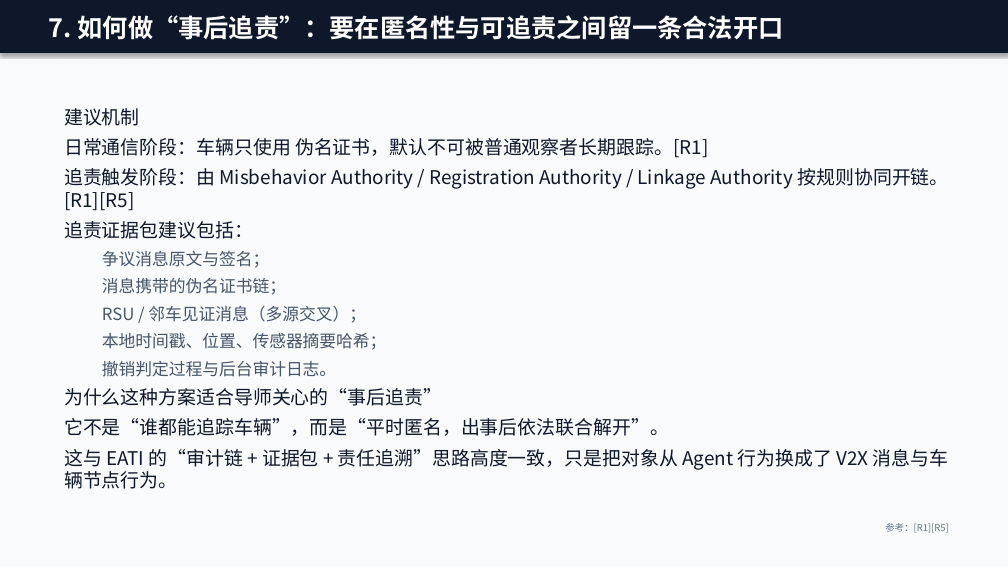
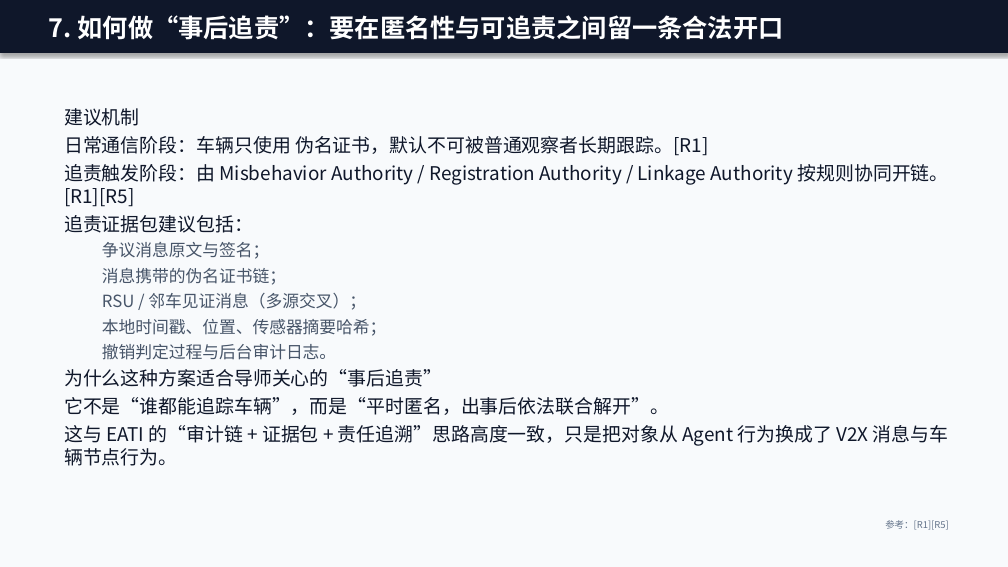
Before and after one commit to zhang10225/EATI, a slide deck: slide 8 of docs/VANET-弱硬件实时撤销与事后追责调研.pptx. Drawn at 1008x567 pixels with LibreOffice and Linux fonts; fonts in the diff are those of the drawing. Boxes give left, top, right and bottom in pixels: in the first picture for what was removed or moved away, otherwise in the second. Text is boxed around its words. In the diff, an @@ line names an element or a change of style, - is before the commit and + after.

```diff
--- a/docs/VANET-弱硬件实时撤销与事后追责调研.pptx
+++ b/docs/VANET-弱硬件实时撤销与事后追责调研.pptx
@@ text "建议机制" at [64, 108, 949, 466]: less space between paragraphs @@
```
Also in this commit, not shown: 11 other slides changed, 1 slide added, 1 other file.
